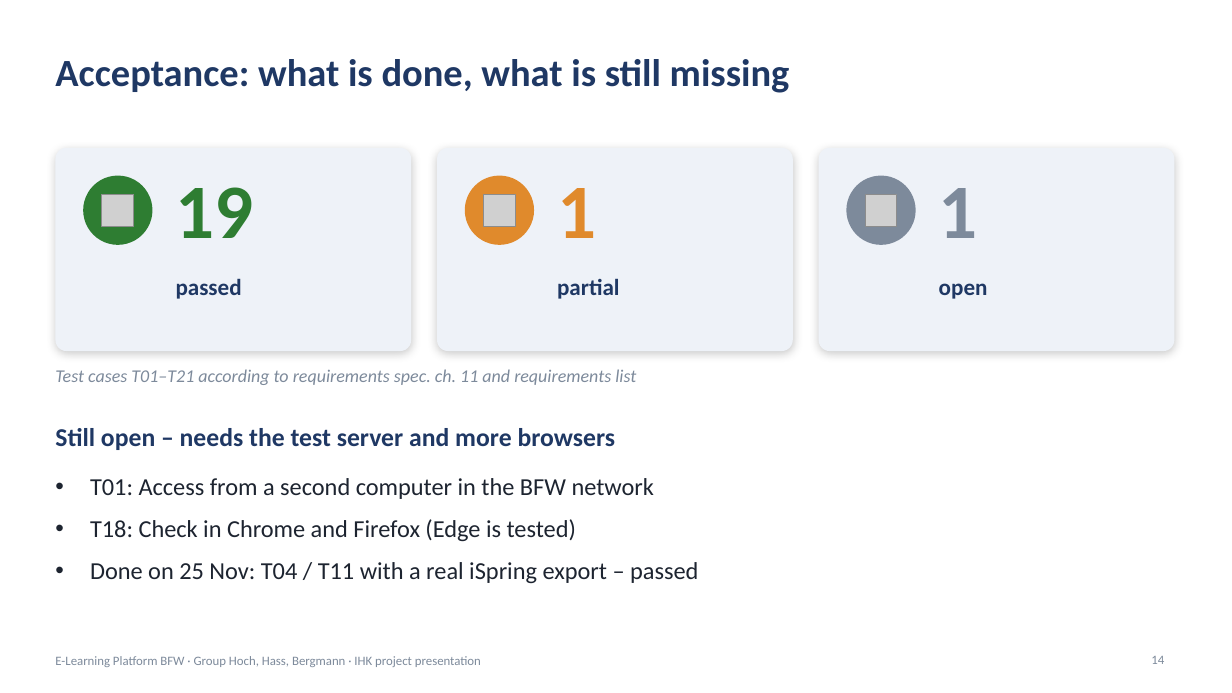
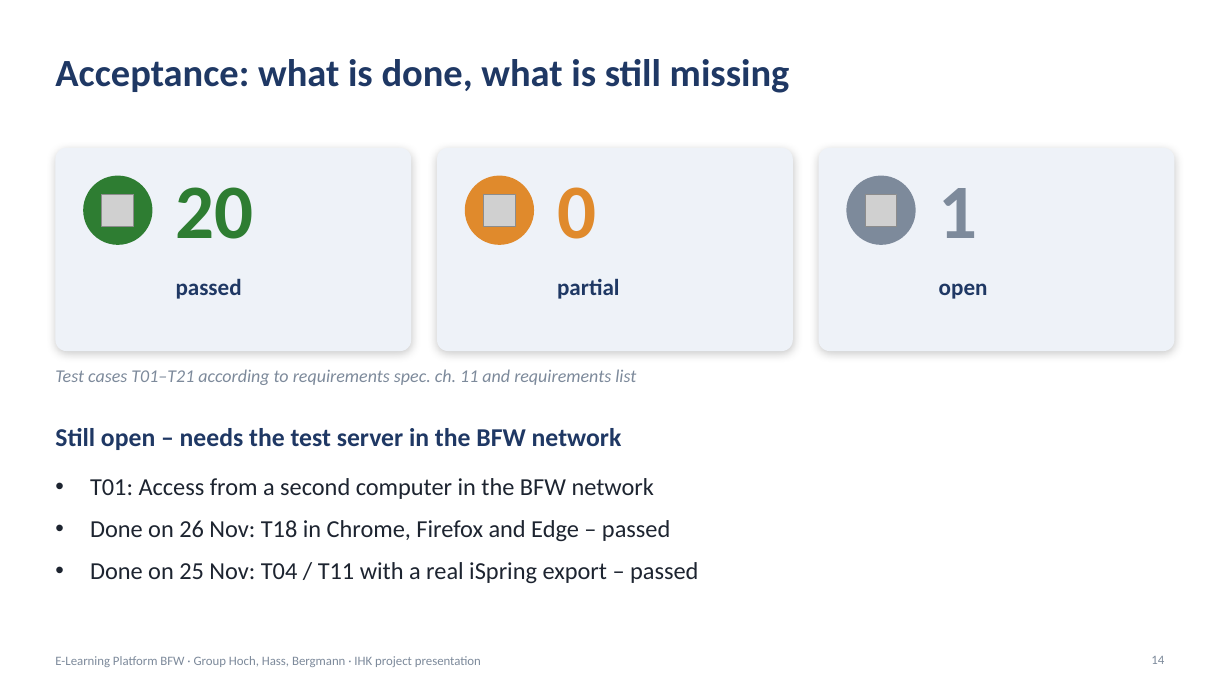
Before and after one commit to raimundbergmann78-bit/elearning-bfw-docs, a slide deck: slide 14 of assets/presentation-with-narrator-en.pptx. Drawn at 1232x693 pixels with LibreOffice and Linux fonts; fonts in the diff are those of the drawing; grey boxes stand for pictures; background and template pictures are left out. Boxes give left, top, right and bottom in pixels: in the first picture for what was removed or moved away, otherwise in the second. Text is boxed around its words. In the diff, an @@ line names an element or a change of style, - is before the commit and + after.

```diff
--- a/assets/presentation-with-narrator-en.pptx
+++ b/assets/presentation-with-narrator-en.pptx
@@ text at <box>176,187,254,239</box>: text changed @@
-19
+20
@@ text at <box>557,187,596,239</box>: text changed @@
-1
+0
@@ text at <box>55,428,622,450</box>: text changed @@
-Still open – needs the test server and more browsers
+Still open – needs the test server in the BFW network
@@ text at <box>90,520,670,541</box>: text changed @@
-• T18: Check in Chrome and Firefox (Edge is tested)
+• Done on 26 Nov: T18 in Chrome, Firefox and Edge – passed
```
Also in this commit, not shown: 17 other files.
